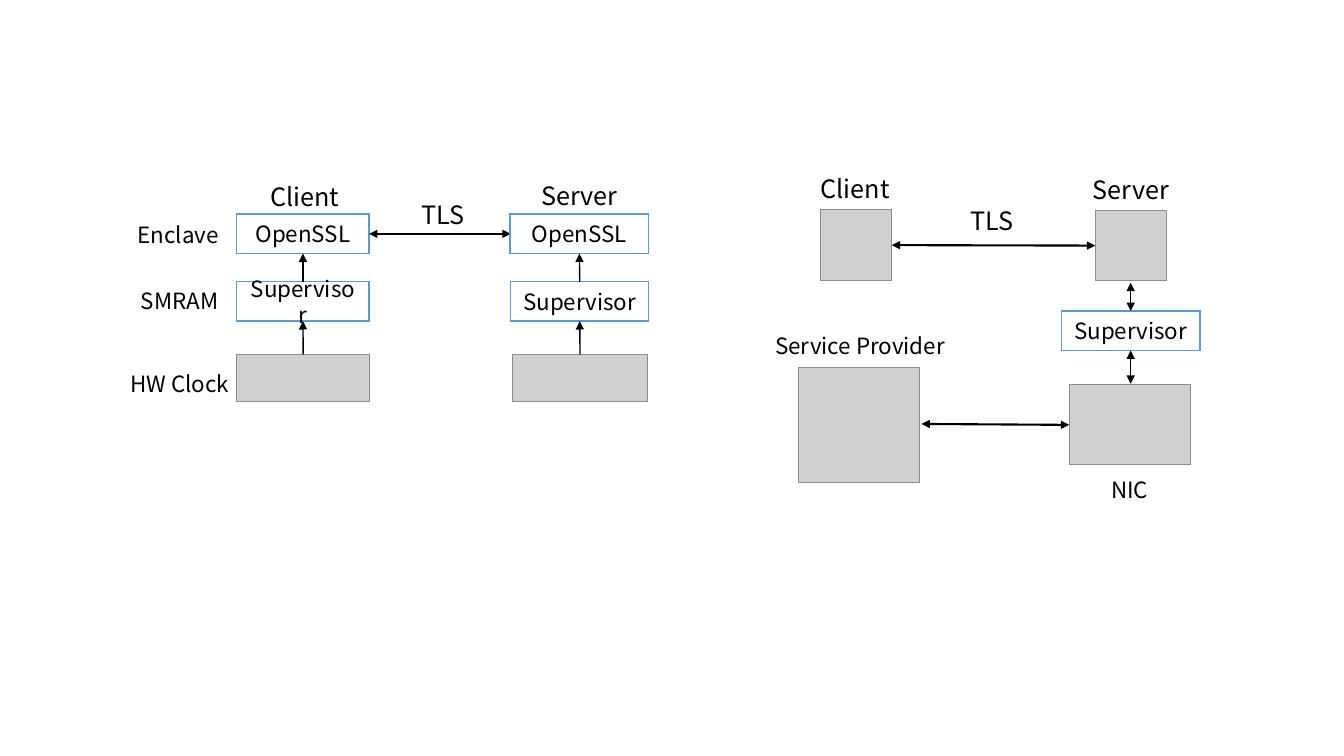
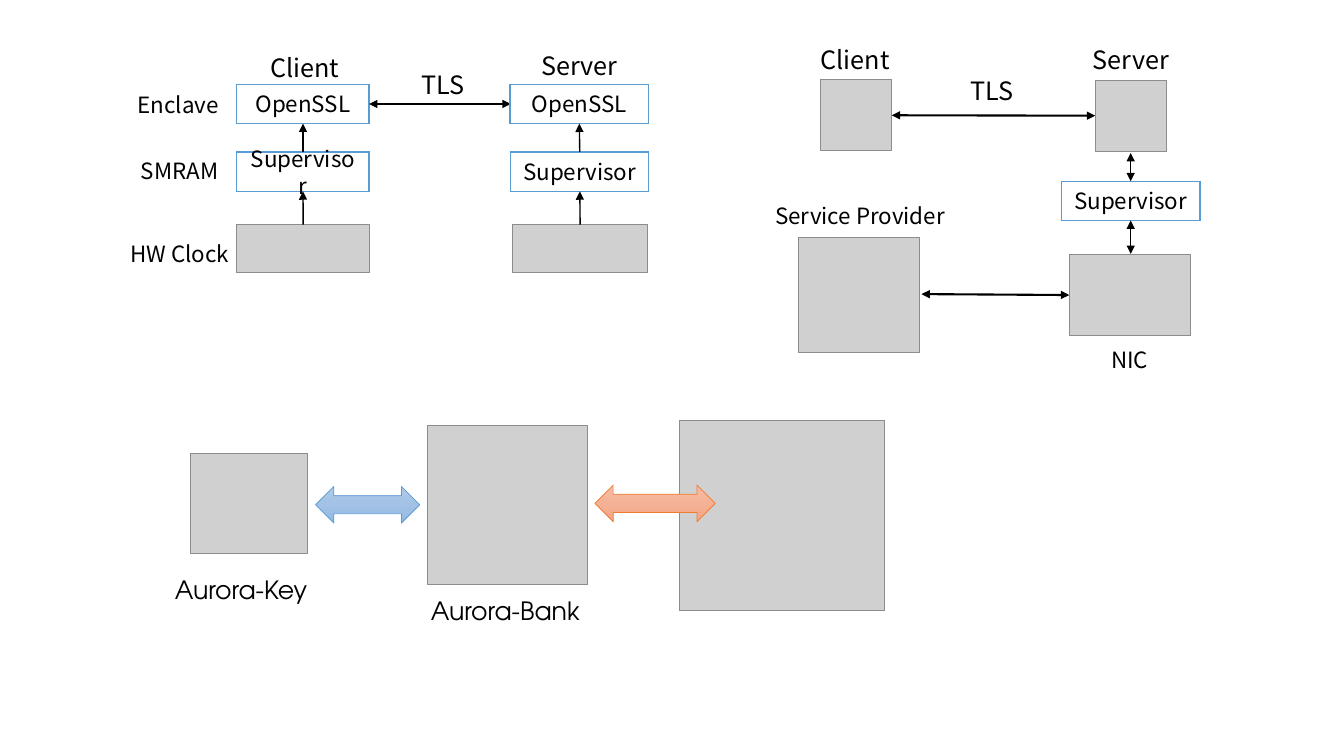
Before and after one commit to Maxul/Aurora, a slide deck: slide 5 of Aurora-desktop.pptx (slide 3 before the commit). Drawn at 1344x756 pixels with LibreOffice and Linux fonts; fonts in the diff are those of the drawing; grey boxes stand for pictures. Boxes give left, top, right and bottom in pixels: in the first picture for what was removed or moved away, otherwise in the second. Text is boxed around its words. In the diff, an @@ line names an element or a change of style, - is before the commit and + after.

Commit message:
new title; body polish; new figures in pptx

```diff
--- a/Aurora-desktop.pptx
+++ b/Aurora-desktop.pptx
@@ 11 texts, 6 pictures, 5 rectangles, 5 double arrows, 4 arrows: place and size @@
-11 texts, 6 pictures, 5 rectangles, 5 double arrows, 4 arrows at box(130, 178, 1201, 499)
+11 texts, 6 pictures, 5 rectangles, 5 double arrows, 4 arrows at box(130, 49, 1201, 369)
@@ picture added at box(427, 425, 587, 585) @@
@@ picture added at box(680, 420, 885, 611) @@
@@ picture added at box(191, 454, 308, 554) @@
@@ left right arrow added at box(316, 487, 419, 523), fill gradient #B1CBE9 to #A3C1E5 to #93B9E4, outline #5B9BD5 0.5 pt @@
@@ left right arrow added at box(595, 485, 715, 521), fill gradient #F7BDA5 to #F5B196 to #F8A582, outline #ED7D31 0.5 pt @@
@@ text added at box(175, 580, 307, 604), 18 pt, text #000000 @@
+Aurora-Key
@@ text added at box(431, 601, 580, 621), 18 pt, text #000000 @@
+Aurora-Bank
```
Also in this commit, not shown: 3 other slides changed, 1 slide added, 6 other files.
